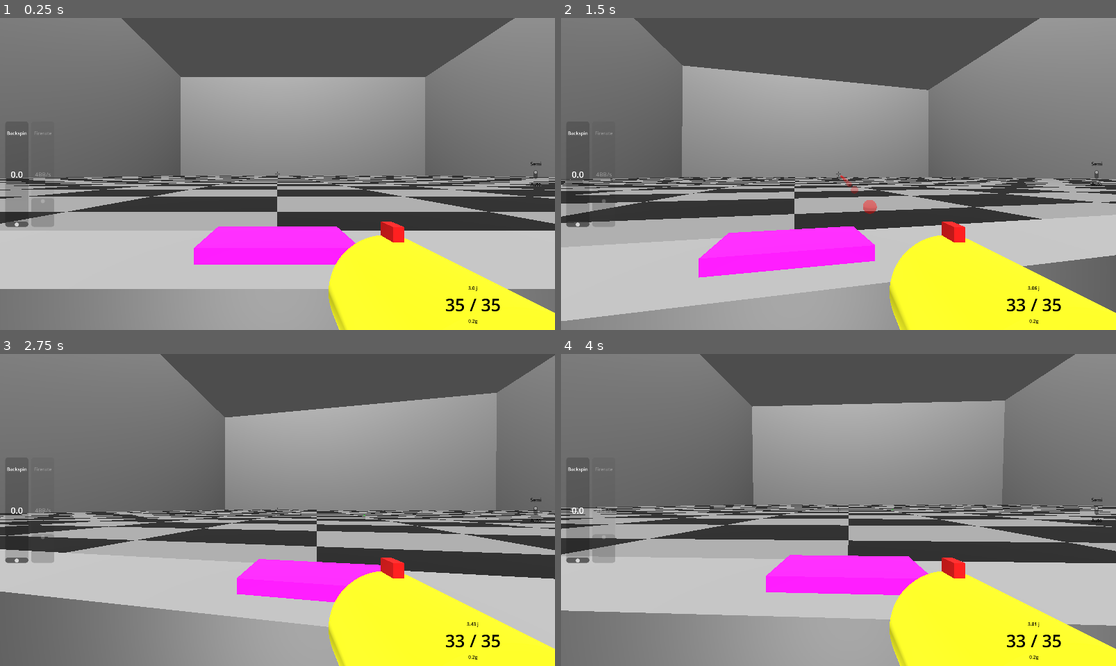
Above: before the commit, frames 1-4 (two rows, left to right).
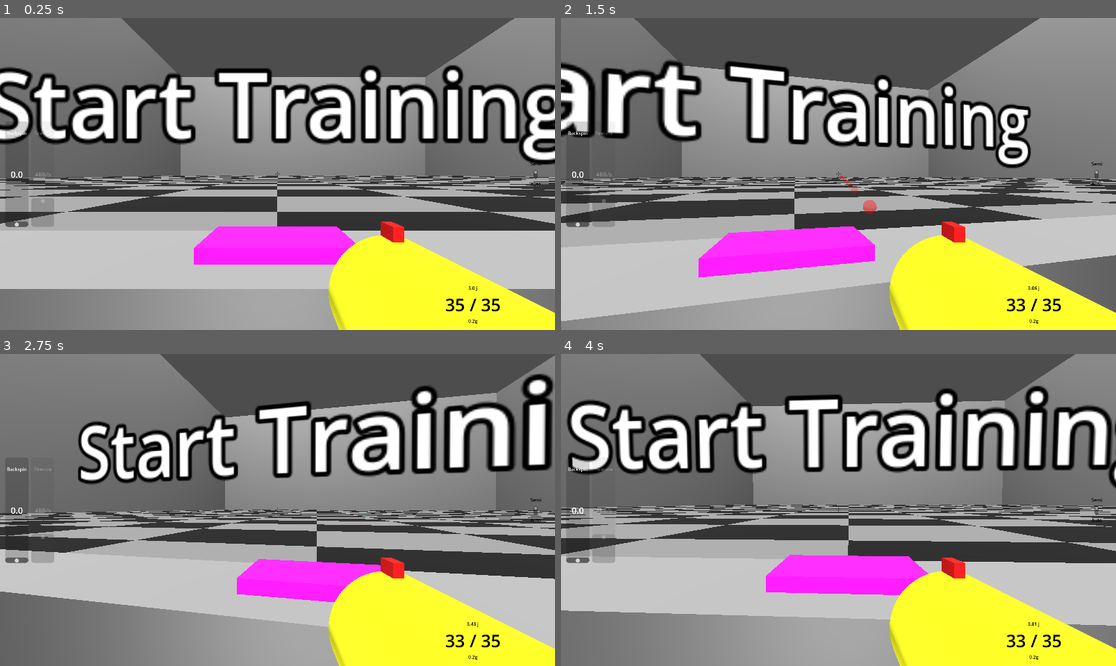
Above: after the commit, the same moments.

Repository: gabriel-guilherme/projeto-airsoft
Game: Godot game, scene res://3d/main.tscn
The game is run twice, just before and just after one commit, with the same random seed, the same clock (stepped at 60 frames per second) and the same inputs.
Inputs (mouse positions are in pixels of both pictures, inside the frame that each line leads up to):
- Up to frame 1 (0.25 s): no input
- Up to frame 2 (1.5 s): click (1099, 174) at 0.5 s; tap Enter at 1.25 s; move the mouse to (866, 174) at 1.27 s; press the mouse at (866, 174) at 1.28 s; hold E (energy_up) from 1.28 s (still down)
- Up to frame 3 (2.75 s): keep holding E (energy_up); tap Space (interact) at 2 s; move the mouse to (249, 510) at 2.02 s; release the mouse at (249, 510) at 2.03 s; right-click (249, 510) at 2.1 s
- Up to frame 4 (4 s): keep holding E (energy_up); tap Enter at 2.75 s; move the mouse to (849, 503) at 2.77 s; hold Space (interact) 2.78-3.53 s; move the mouse to (832, 516) at 3.52 s; tap Shift (sprint) at 3.6 s

The runs differ from the first frame. In frame 1, 15% of the frame differs, in the area x 0-100%, y 15-47%; in frame 2, 12%; in frame 3, 13%; in frame 4, 15%.

Commit message:
start button label e menos comentarios

Diff:
--- a/3d/BB/bb.gd
+++ b/3d/BB/bb.gd
@@ -26,31 +26,22 @@
 	prev_position = global_position
 
 func _physics_process(_delta: float) -> void:
-	#var horizontal_velocity = Vector3(linear_velocity.x, 0, linear_velocity.z)
-	#var vertical_velocity = Vector3(0, linear_velocity.y, 0)
-	#var horizontal_speed = horizontal_velocity.length()
-	#var vertical_speed = vertical_velocity.length()
 
 	var speed = linear_velocity.length()
 
 	if speed > 0.001:
-		#print(speed)
 		var drag_force_mag = 0.5 * p * speed * speed * Cd * transversal
 		var drag_direction = linear_velocity.normalized()
 		var drag_force = -drag_direction * drag_force_mag
 		apply_central_force(drag_force)
-		print("CAIUNDOOO", drag_direction, -drag_direction)
 
 
 		if launched:
 			var v_backspin_force = global_transform.basis.y * sqrt(speed) * (backspin / 100)
 			apply_central_force(v_backspin_force)
 			backspin *= 0.98
-			#print(backspin_force)
 		else:
 			fall()
-	else:
-		print("NAAO")
 
 	#  colisão
 	if get_contact_count() > 0:
@@ -58,7 +49,6 @@
 		_create_bullet_mark(prev_position, collider)
 
 		if collider and collider is RigidBody3D:
-			#print(collider)
 			if collider.has_method("hit"):
 				collider.hit()
 
--- a/3d/Player/player.gd
+++ b/3d/Player/player.gd
@@ -32,7 +32,7 @@
 	if event is InputEventMouseMotion:
 		yaw -= event.relative.x * MOUSE_SENSITIVITY
 		pitch -= event.relative.y * MOUSE_SENSITIVITY
-		pitch = clamp(pitch, deg_to_rad(-90), deg_to_rad(90))
+		pitch = clamp(pitch, deg_to_rad(-70), deg_to_rad(70))
 		rotation.y = yaw
 		camera_pivot.rotation.x = pitch
 
--- a/3d/main.gd
+++ b/3d/main.gd
@@ -1,6 +1,7 @@
 extends Node3D
 
 @onready var pause_menu = $PauseMenu
+@onready var start_button_label = $Mapa/StartButton/Label
 
 @export var target_scene: PackedScene
 @export var spawner: Node3D
@@ -71,6 +72,7 @@
 		print("Nada atingido ou não é o botão.")
 
 func start_round(num):
+	start_button_label.visible = false
 	used_spawns.clear()
 	clear_targets()
 
@@ -143,6 +145,7 @@
 	clear_targets()
 	$Timer.stop()
 	round_canvas_layer.visible = false
+	start_button_label.visible = true
 
 func pause_game():
 	Input.set_mouse_mode(Input.MOUSE_MODE_VISIBLE)
--- a/3d/main.tscn
+++ b/3d/main.tscn
@@ -177,6 +177,11 @@
 
 [node name="StartButton" type="StaticBody3D" parent="Mapa"]
 transform = Transform3D(-4.37114e-08, 0, 1, 0, 1, 0, -1, 0, -4.37114e-08, 0, 1.62066, 55.2748)
+
+[node name="Label" type="Label3D" parent="Mapa/StartButton"]
+transform = Transform3D(-1.30454e-07, 0, -1, 0, 3.04332, 0, 2.98444, 0, -4.37114e-08, 0.566933, 1.20476, 2.47815e-08)
+text = "Start Training"
+font_size = 60
 
 [node name="MeshInstance3D" type="MeshInstance3D" parent="Mapa/StartButton"]
 mesh = SubResource("BoxMesh_334gs")
